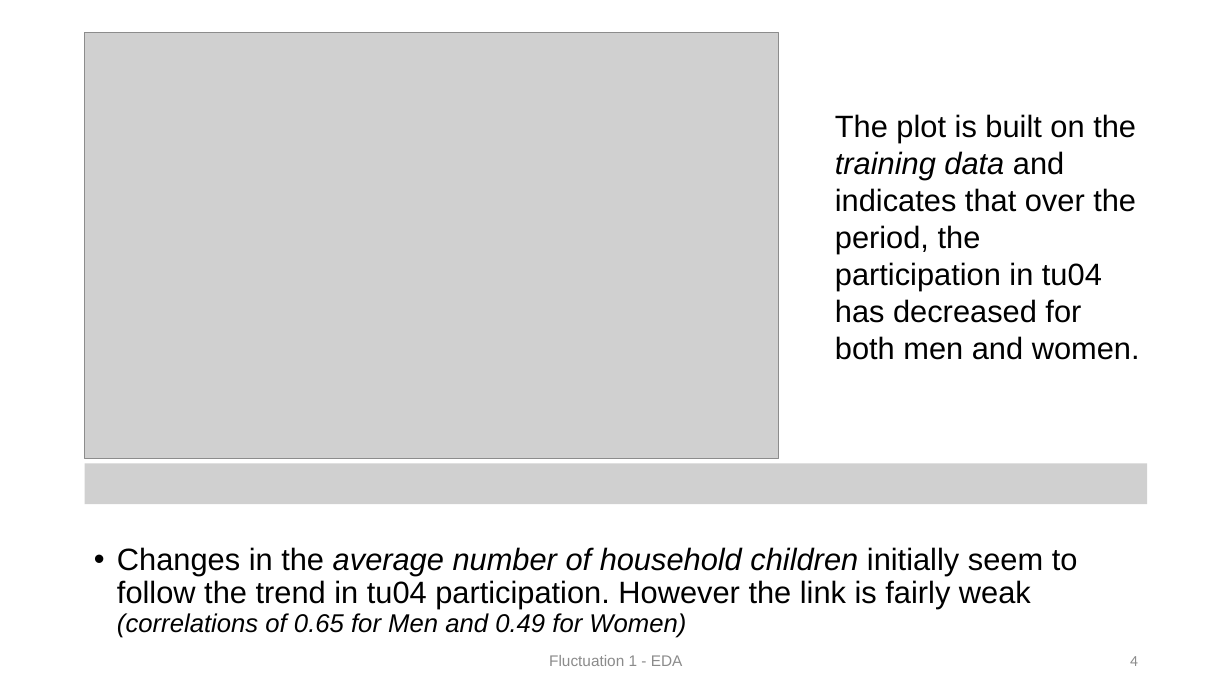
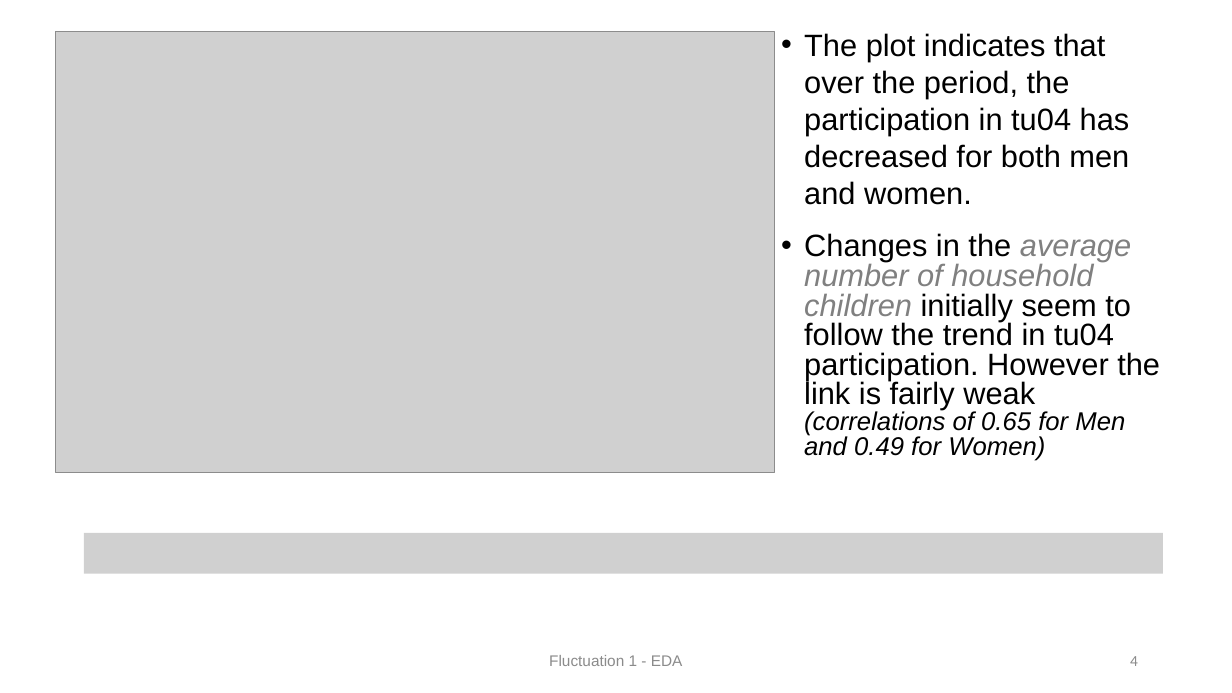
Before and after one commit to HarrisonWilde/AmericanTimeUseSurvey, a slide deck: slide 4 of Presentation/slides (1).pptx. Drawn at 1232x693 pixels with LibreOffice and Linux fonts; fonts in the diff are those of the drawing; grey boxes stand for pictures. Boxes give left, top, right and bottom in pixels: in the first picture for what was removed or moved away, otherwise in the second. Text is boxed around its words. In the diff, an @@ line names an element or a change of style, - is before the commit and + after.

```diff
--- a/Presentation/slides (1).pptx
+++ b/Presentation/slides (1).pptx
@@ picture: place and size @@
-picture at <box>85,32,779,457</box>
+picture at <box>55,31,775,472</box>
@@ text at <box>804,33,1130,205</box>: text changed @@
-The plot is built on the training data and indicates that over the period, the participation in tu04 has decreased for both men and women.
+• The plot indicates that over the period, the participation in tu04 has decreased for both men and women.
@@ text "Changes in the average number ...": place and size @@
-text "Changes in the average number ..." at <box>117,547,1078,638</box>
+text "Changes in the average number ..." at <box>804,233,1160,461</box>
@@ text "Changes in the average number ..." at <box>804,233,1160,461</box>: text colour #000000 to #808080 in "average number of household children"; line spacing 0.9 to 0.8 @@
@@ picture removed at <box>85,464,1148,505</box> @@
@@ picture added at <box>84,533,1164,574</box> @@
```
Also in this commit, not shown: 1 other slide changed.
